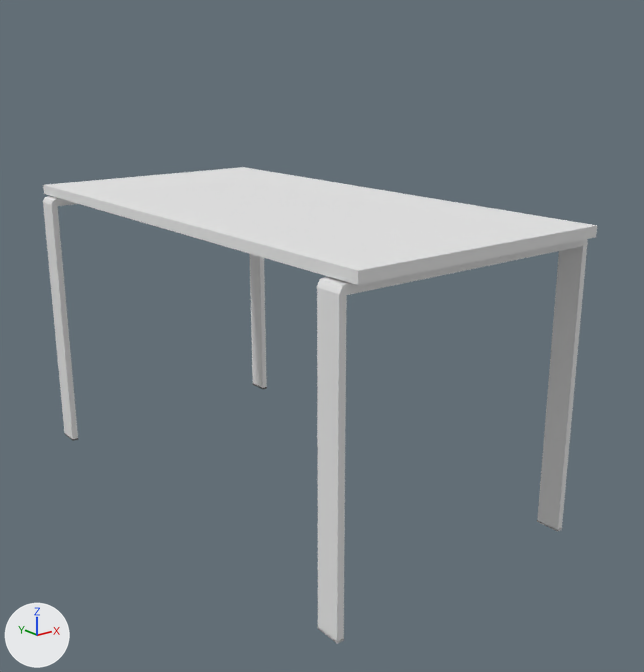
The Blender file robert_gazebo/cad/table_rectangular_high_visual.blend: old version first, new version second.
Both versions are drawn from a 50 mm lens placed at (-135.3, -185.4, 74.7), pointed at (5.0, -10.0, 4.5). The axes (+X, +Y, +Z) are drawn at lower left. The lights are the same throughout.
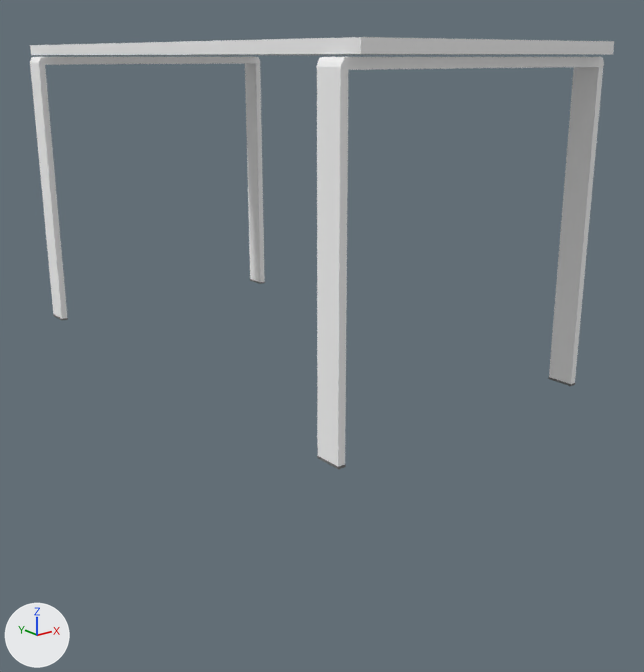
Boxes (x1, y1, x2, y2) around the edits, measured in the pictures (644 x 672 px; the box of a moved part takes in the faces that stretch with it):
'Circle.000', reshaped, moved (160% wider, 77% taller): before (43, 196, 267, 439); after (30, 37, 614, 469)
'Cube', deleted: before (43, 167, 597, 285)
'Circle.001', deleted: before (317, 239, 588, 641)
'Circle.002', deleted: before (317, 520, 562, 644)
part 1 of me_circle_000, moved or reshaped: before (43, 196, 78, 439); after (30, 57, 159, 319)
part 2 of me_circle_000, moved or reshaped: before (250, 254, 267, 388); after (159, 57, 265, 282)
part 3 of me_circle_000, added: after (316, 57, 490, 467)
part 4 of me_circle_000, added: after (489, 57, 604, 384)
part 5 of me_circle_000, added: after (317, 456, 346, 469)
part 6 of me_circle_000, added: after (548, 377, 575, 386)
part 7 of me_circle_000, added: after (30, 37, 614, 55)

What the commit changed:
Material 'Material.007' (mat_material_007) is new.
Its base color is (0.955, 0.955, 0.955) (white #fafafa).
Material 'Material.008' (mat_material_008) is new.
Its base color is (0.926, 0.926, 0.926) (white #f7f7f7).
Material 'Material.006' (mat_material_006) is new.
Its base color is (0.196, 0.196, 0.196) (grey #7a7a7a).
me_circle_000 is used by ob_circle_000; location (0.0, 64.3, 36.0); rotation (0.0, 0.0, -0.785), in degrees (0, 0, -45); scale (1.09, 1.09, 1.0).
Verts and faces of me_circle_000; kept vertices keep their numbers, new ones are numbered from 40.
me_circle_000 had 40 vertices, 40 faces and spanned x -25.9..25.9, y -25.9..25.9, z -74.0..0.0.
me_circle_000 now has 140 vertices, 134 faces and spans x -68.2..68.3, y -68.4..68.3, z -60.0..17.6.
me_circle_000 part 1: the loose piece of 20 vertices spanning x -25.9..2.1, y -25.9..2.1, z -74.0..0.0 is moved by (-41.7, 41.7, 14.6), in mat_material_007 (white #fafafa).
me_circle_000 part 2: the loose piece of 20 vertices spanning x -2.1..25.9, y -2.1..25.9, z -74.0..0.0 is moved by (-41.7, 41.7, 14.6), in mat_material_007 (white #fafafa).
me_circle_000 part 3: the loose piece of 20 vertices spanning x -25.9..2.1, y -25.9..2.1, z -74.0..0.0 is copied, and the copy is moved by (41.4, -41.5, 14.6), in mat_material_007 (white #fafafa); it spans x 15.5..43.6, y -67.4..-39.4, z -59.5..14.6.
me_circle_000 part 4: the loose piece of 20 vertices spanning x -2.1..25.9, y -2.1..25.9, z -74.0..0.0 is copied, and the copy is moved by (41.4, -41.5, 14.6), in mat_material_007 (white #fafafa); it spans x 39.3..67.4, y -43.6..-15.6, z -59.5..14.6.
me_circle_000 part 5: a new loose piece of 13 vertices spanning x 15.5..20.9, y -67.4..-62.0, z -60.0..-59.5, in mat_material_006 (grey #7a7a7a).
me_circle_000 part 6: a new loose piece of 13 vertices spanning x 62.0..67.4, y -21.0..-15.6, z -60.0..-59.5, in mat_material_006 (grey #7a7a7a).
Part 7, on me_circle_000:
New vertex 40 is at (-22.7, 68.3, 15.0), pixel (240, 55).
New vertex 41 is at (68.3, -22.9, 15.0), pixel (613, 54).
New vertex 42 is at (22.8, -68.4, 15.0), pixel (360, 53).
New vertex 43 is at (-68.2, 22.9, 15.0), pixel (31, 55).
New vertices 44 to 47 stand at vertices 40 to 43, in that order, plus (0.0, 0.0, 2.6).
New faces: (40, 41, 42, 43), (44, 47, 46, 45), (40, 44, 45, 41), (41, 45, 46, 42), (42, 46, 47, 43), (40, 43, 47, 44) (mat_material_008 (white #f6f6f6)).
me_circle_000 now uses material mat_material_007 (white #fafafa).
me_circle_000 now uses material mat_material_006 (grey #7a7a7a).
me_circle_000 now uses material mat_material_008 (white #f7f7f7).
Object 'Circle.002' (ob_circle_002) is deleted.
Object 'Circle.001' (ob_circle_001) is deleted.
Object 'Circle.000' (ob_circle_000) moves from (0.0, 64.3, 36.0) to (0.0, 0.1, 60.1).
Object 'Cube' (ob_cube) is deleted.
